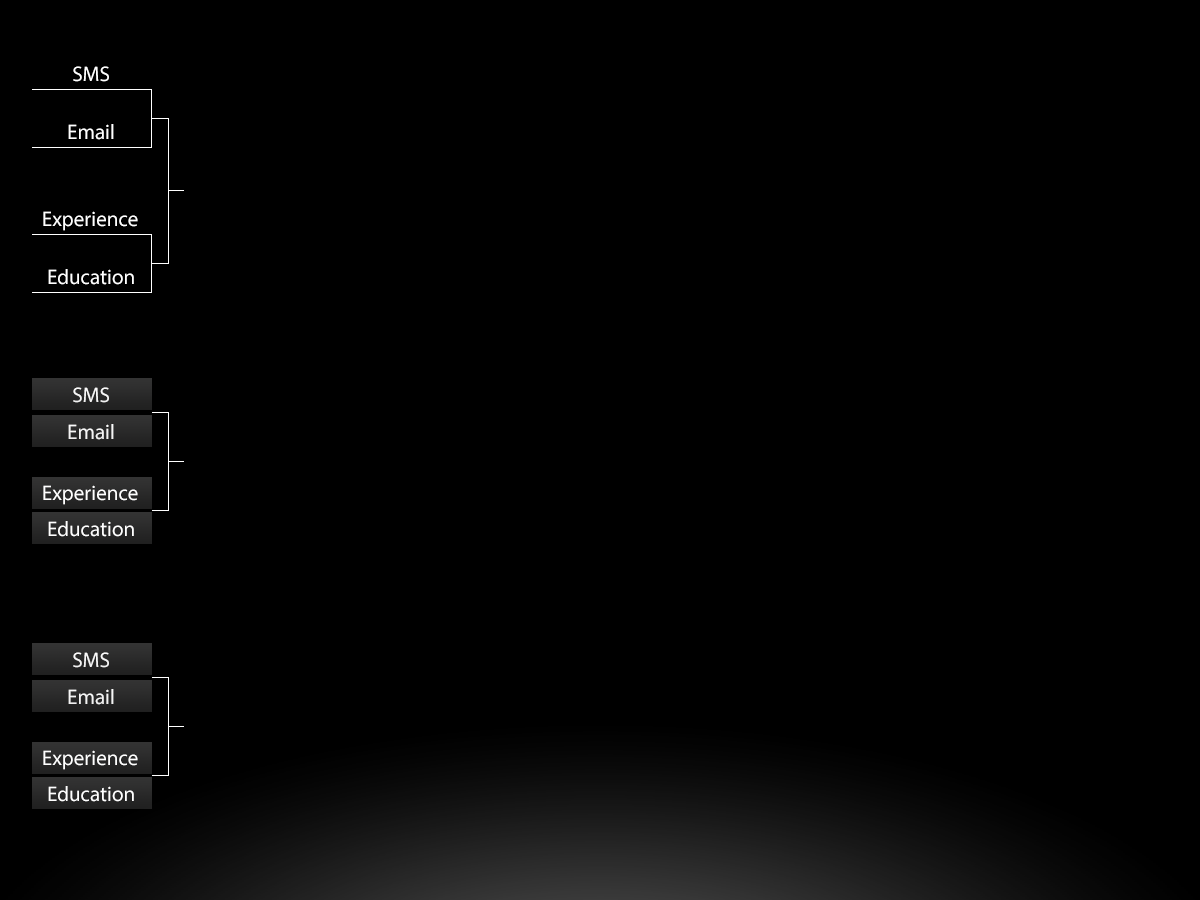
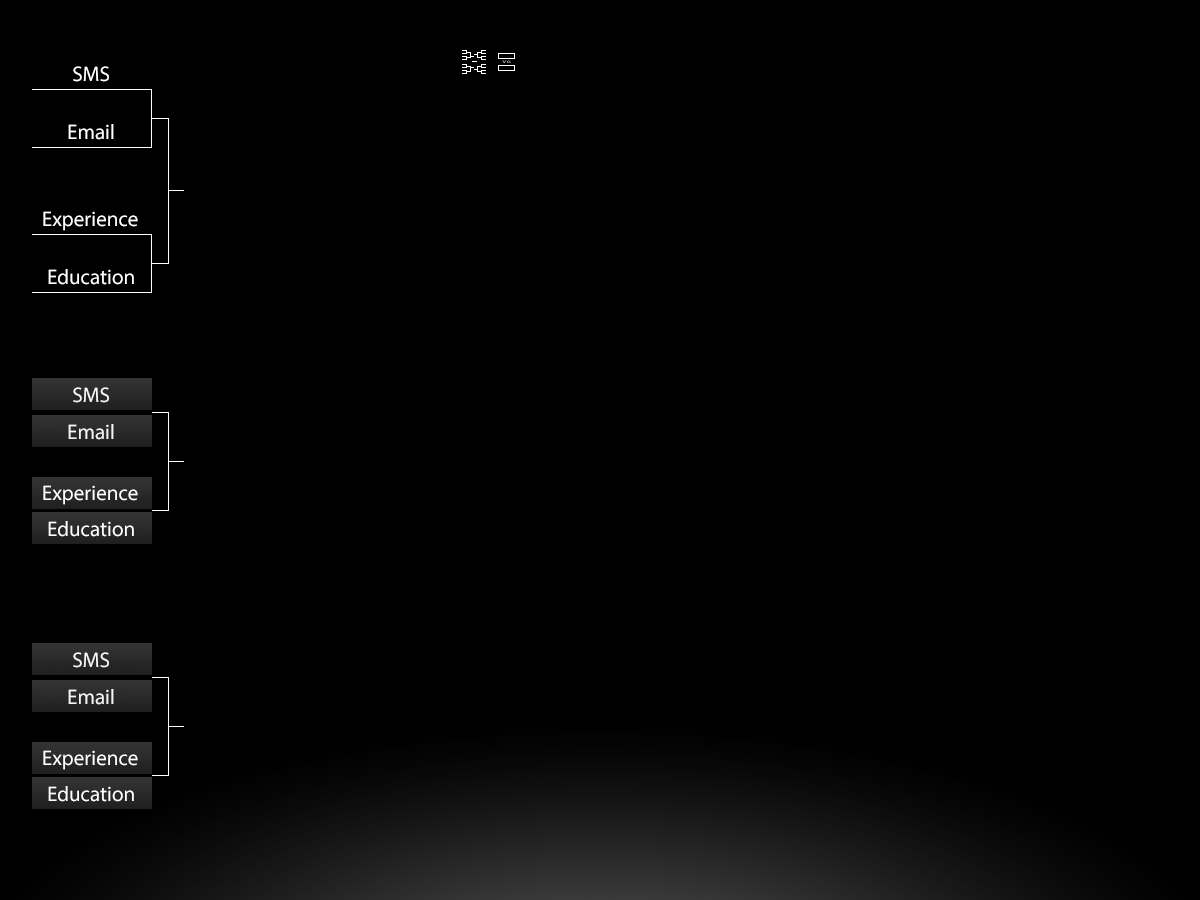
Revision of a layered 1200x900 image; what changed, layer by layer:
added layer "vs" above "bracket icon" over [498, 53, 515, 71]
added layer "bracket icon" above "interesting layout" over [462, 50, 486, 74]
